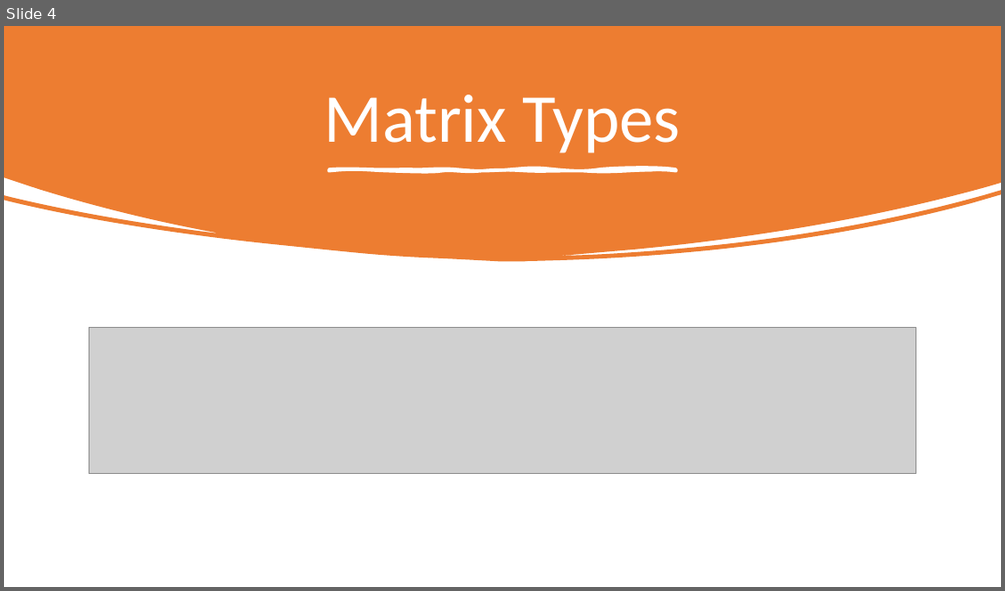
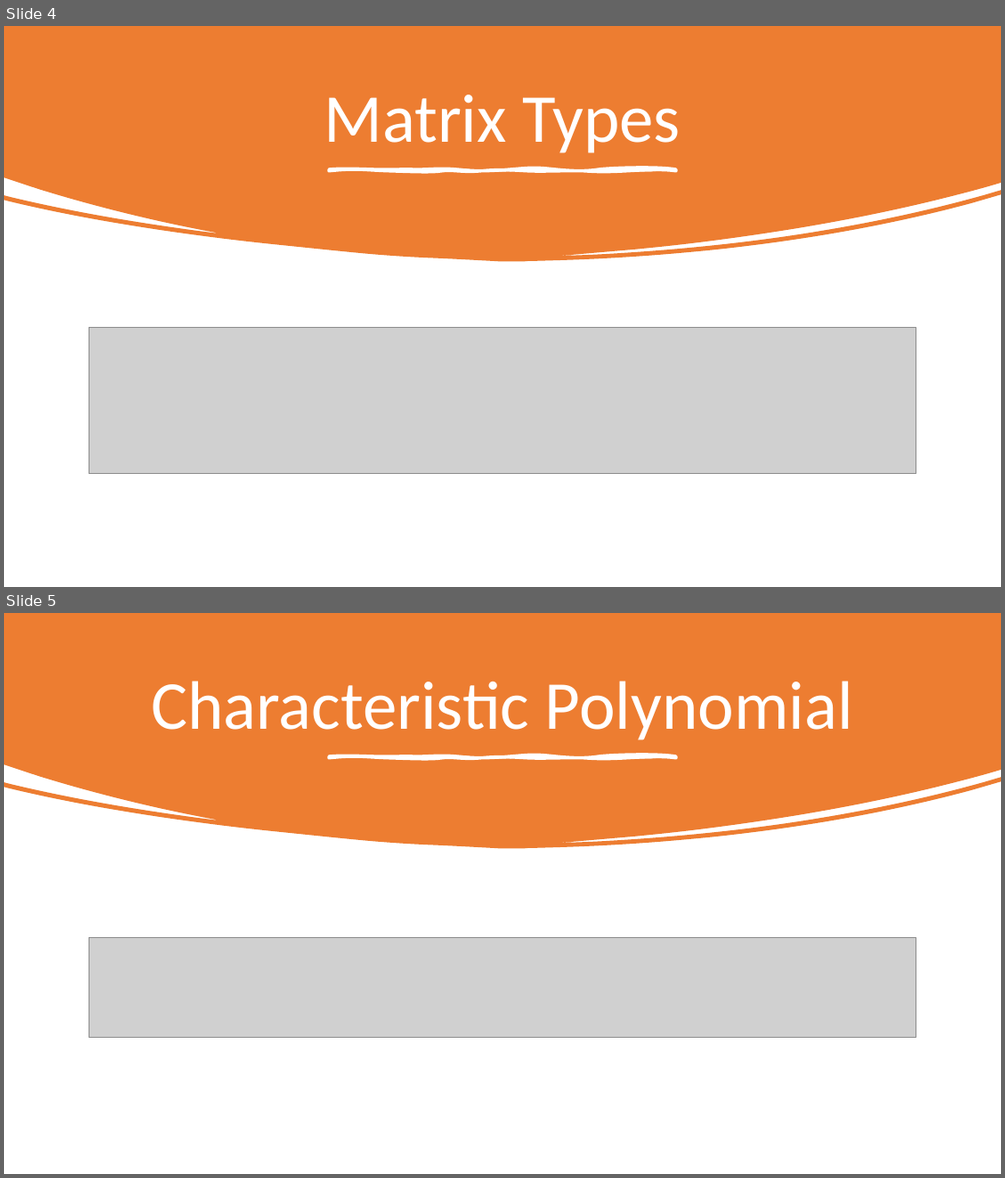
Before and after one commit to Jeffchen54/Linear-Definitions-and-Theorems, a slide deck: Unit 5-6 Definitions.pptx. Shown one above the other, each under a label of ours: slide 4 before the commit, slides 4 and 5 after it. The pictures are 1005x591 and 1005x1178 pixels, drawn with LibreOffice and Linux fonts; fonts in the diff are those of the drawing; grey boxes stand for pictures. Boxes give left, top, right and bottom in pixels: in the first picture for what was removed or moved away, otherwise in the second. Text is boxed around its words. In the diff, an @@ line names an element or a change of style, - is before the commit and + after.

```diff
--- a/Unit 5-6 Definitions.pptx
+++ b/Unit 5-6 Definitions.pptx
@@ slide 5 added at [4,613,1001,1174], background #FFFFFF @@
@@ freeform shape added at [4,613,1001,849], fill #ED7D31 @@
@@ title added at [151,681,853,740], 66 pt, text #FFFFFF @@
+Characteristic Polynomial
@@ freeform shape added at [329,756,676,758], fill #FFFFFF, outline #FFFFFF 3 pt @@
@@ picture added at [89,938,916,1037] @@
```
Also in this commit, not shown: 11 other slides added, 1 other file.
